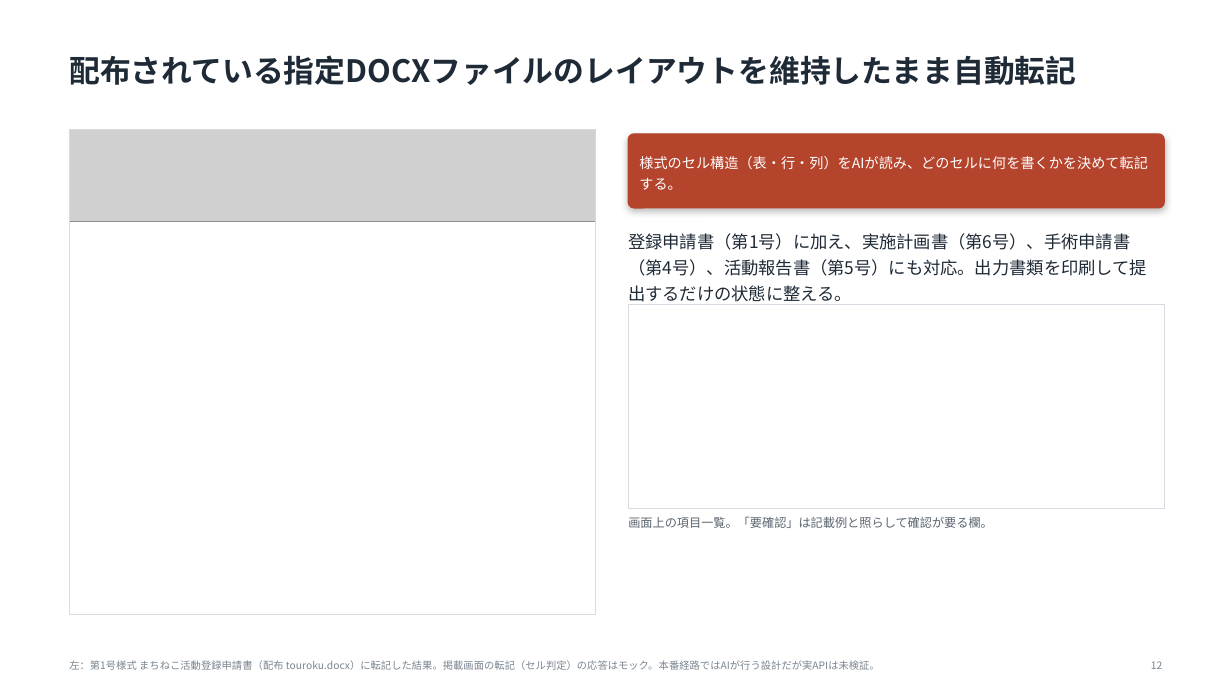
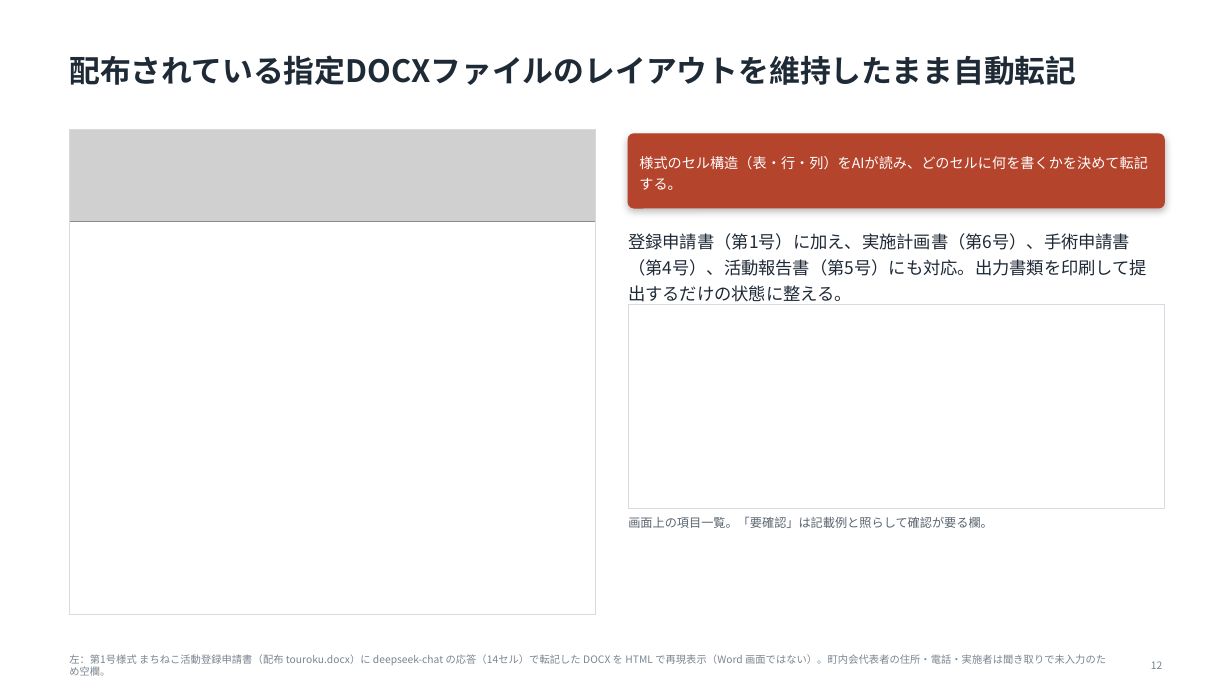
Before and after one commit to tsurutontan634/VORN, a slide deck: slide 12 of docs/deck3/nekonote_VORN2026.pptx. Drawn at 1232x693 pixels with LibreOffice and Linux fonts; fonts in the diff are those of the drawing; grey boxes stand for pictures; background and template pictures are left out. Boxes give left, top, right and bottom in pixels: in the first picture for what was removed or moved away, otherwise in the second. Text is boxed around its words. In the diff, an @@ line names an element or a change of style, - is before the commit and + after.

```diff
--- a/docs/deck3/nekonote_VORN2026.pptx
+++ b/docs/deck3/nekonote_VORN2026.pptx
@@ text at (69, 654, 1106, 676): text changed @@
-左：第1号様式 まちねこ活動登録申請書（配布 touroku.docx）に転記した結果。掲載画面の転記（セル判定）の応答はモック。本番経路ではAIが行う設計だが実APIは未検証。
+左：第1号様式 まちねこ活動登録申請書（配布 touroku.docx）に deepseek-chat の応答（14セル）で転記した DOCX を HTML で再現表示（Word 画面ではない）。町内会代表者の住所・電話・実施者は聞き取りで未入力のため空欄。
```
Also in this commit, not shown: 5 other slides changed, 38 other files.
